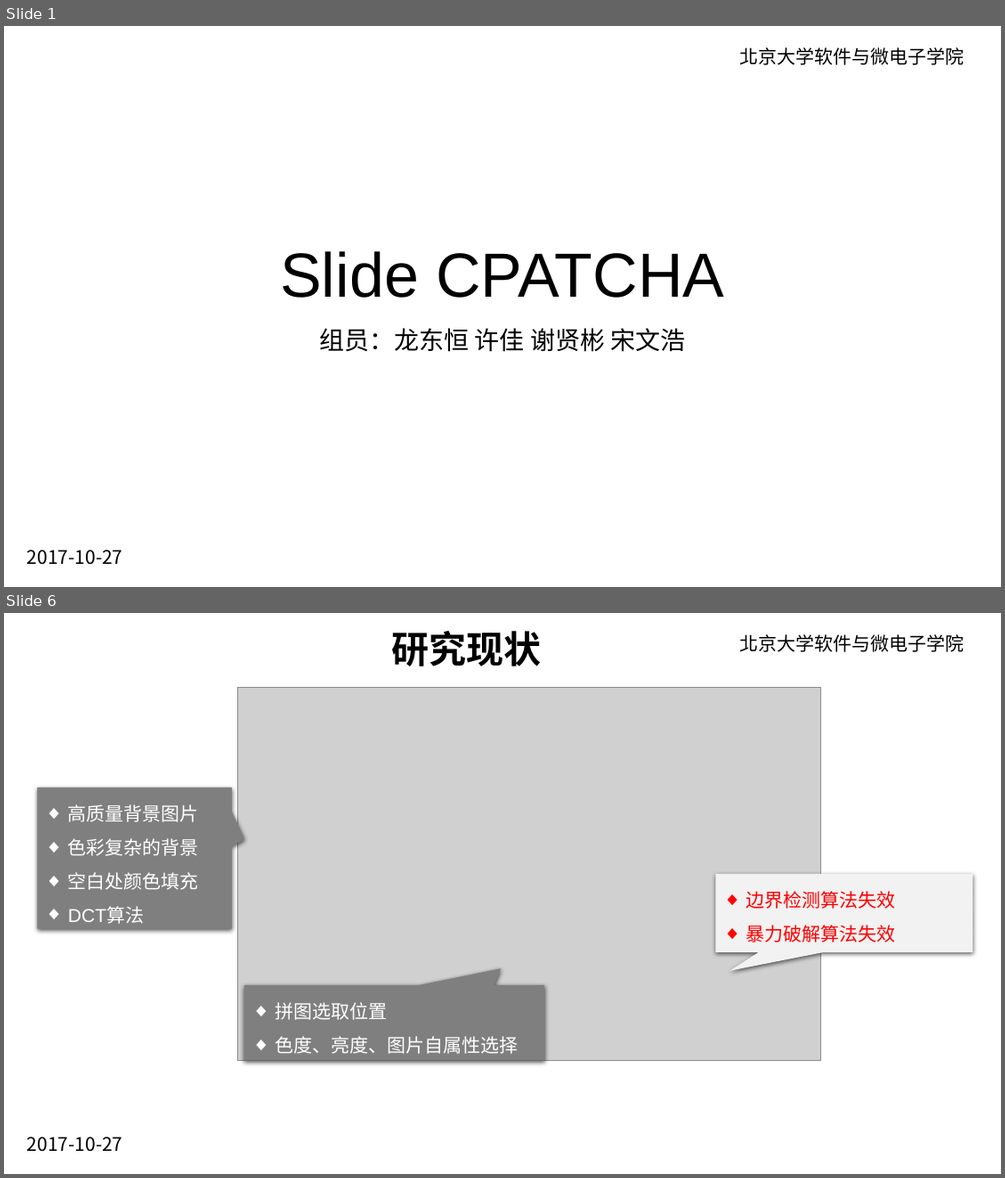
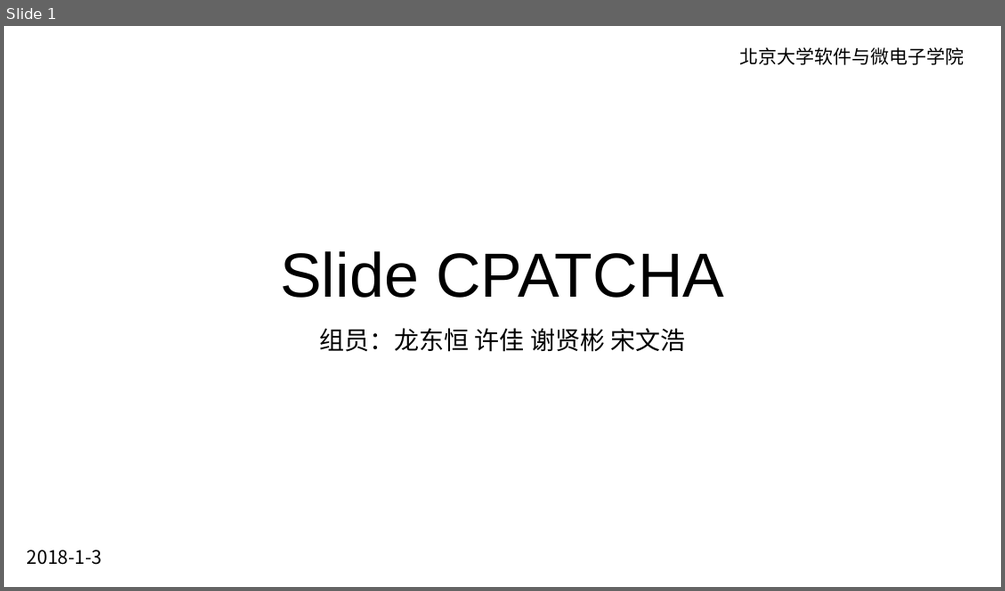
Before and after one commit to kebreathing/Slide-CPATCHA, a slide deck: ppt/Slide-CPATCHA-结题报告.pptx. Shown one above the other, each under a label of ours: slides 1 and 6 before the commit, slide 1 after it; the slides between them are not shown. The pictures are 1005x1178 and 1005x591 pixels, drawn with LibreOffice and Linux fonts; fonts in the diff are those of the drawing; grey boxes stand for pictures; background and template pictures are left out. Boxes give left, top, right and bottom in pixels: in the first picture for what was removed or moved away, otherwise in the second. Text is boxed around its words. In the diff, an @@ line names an element or a change of style, - is before the commit and + after.

```diff
--- a/ppt/Slide-CPATCHA-结题报告.pptx
+++ b/ppt/Slide-CPATCHA-结题报告.pptx
@@ slide 6 removed at [4,613,1001,1174], background picture (left out) @@
@@ text removed at [392,631,542,666] @@
-研究现状
@@ text removed at [739,634,963,652] @@
-北京大学软件与微电子学院
@@ picture removed at [237,687,821,1060] @@
@@ speech box removed at [38,787,232,929] @@
-◆ 高质量背景图片
-◆ 色彩复杂的背景
-◆ 空白处颜色填充
-◆ DCT算法
@@ speech box removed at [716,874,973,952] @@
-◆ 边界检测算法失效
-◆ 暴力破解算法失效
@@ speech box removed at [245,985,544,1060] @@
-◆ 拼图选取位置
-◆ 色度、亮度、图片自属性选择
@@ text removed at [27,1136,123,1151] @@
-2017-10-27
@@ slide 1 changed as well @@
@@ text removed at [27,549,123,564] @@
-2017-10-27
@@ text added at [27,549,102,564], 18 pt, text #000000 @@
+2018-1-3
```
Also in this commit, not shown: 3 other slides changed, 6 slides added, 10 other slides removed, 1 other file.
